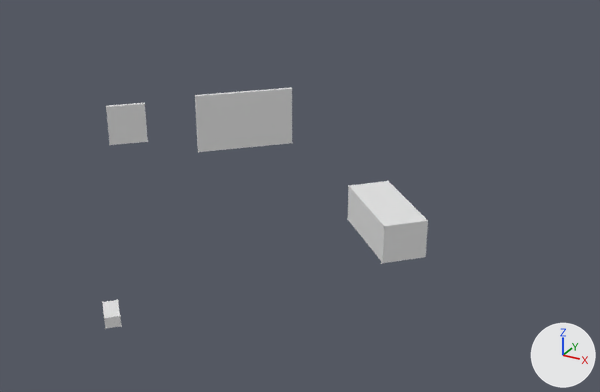
An edit to the glTF model public/models/hit-boxes.glb, drawn before and after from the same camera.
Before and after are seen from a 50 mm lens placed at (5.87, -8.25, 6.5), pointed at (0.99, 0.61, 2.07). Every picture has the same lights, and +X, +Y and +Z are marked at lower right. Where no turn or scale is listed for an object, it has been applied to the vertices. Vertices at the same position are counted once.

Script lines for the objects in view, before the commit:
```python
me_cube_022 = bpy.data.meshes.new('Cube.022')
me_cube_022.from_pydata(...)  # 8 vertices, 12 faces; spans x -0.227..0.227, y -0.223..0.223, z -0.304..0.304
me_cube_037 = bpy.data.meshes.new('Cube.037')
me_cube_037.from_pydata(...)  # 8 vertices, 12 faces; spans x -0.198..0.198, y -0.2..0.2, z -0.073..0.073
me_cube_040 = bpy.data.meshes.new('Cube.040')
me_cube_040.from_pydata(...)  # 8 vertices, 12 faces; spans x -0.57..0.57, y -0.558..0.558, z -0.457..0.457
me_cube_046 = bpy.data.meshes.new('Cube.046')
me_cube_046.from_pydata(...)  # 8 vertices, 12 faces; spans x -0.643..0.643, y -0.643..0.643, z -0.243..0.243
ob_hit_box_clock = bpy.data.objects.new('hit-box-clock', me_cube_022)
ob_hit_box_clock.location = (-2.26, 1.06, 2.41)
ob_hit_box_library = bpy.data.objects.new('hit-box-library', me_cube_046)
ob_hit_box_library.location = (2.26, 0.52, 2.04)
ob_hit_box_mug = bpy.data.objects.new('hit-box-mug', me_cube_037)
ob_hit_box_mug.location = (-0.27, -1.79, 1.17)
ob_hit_box_photos = bpy.data.objects.new('hit-box-photos', me_cube_040)
ob_hit_box_photos.location = (-0.94, 2.31, 2.32)
```
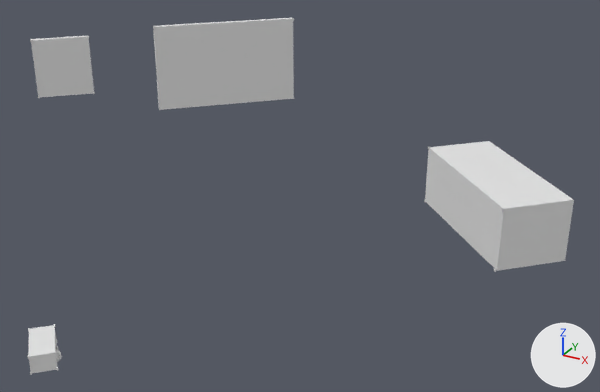
Where the newer file only moved an object's origin or applied its transform, the numbers keep the older frame.

What differs and where, as boxes (x1, y1, x2, y2) in the pictures (600 x 392 px):
'hit-box-library', reshaped (85% wider, 58% taller)
    before: (348, 181, 428, 263)
    after: (425, 141, 574, 271)
'hit-box-photos', reshaped (45% wider, 43% taller)
    before: (195, 88, 292, 152)
    after: (153, 18, 294, 110)
'hit-box-clock', mesh turned
    before: (106, 103, 148, 145)
    after: (31, 36, 94, 97)
'hit-box-mug', mesh turned
    before: (103, 300, 121, 328)
    after: (28, 325, 58, 373)
'schrodinger', added
    after: (56, 346, 62, 362)

The edits, one by one:
me_cube_022 has 8 vertices, 12 faces and spans x -0.227..0.227, y -0.223..0.223, z -0.304..0.304.
me_cube_022 is used by ob_hit_box_clock; location (-2.26, 1.06, 2.41).
me_cube_022 part 1: the whole mesh is turned 0.5 degrees about the z axis through its middle and scaled by 1.5, then moved by (-1.331, 0.146, 0.688).
me_cube_046 has 8 vertices, 12 faces and spans x -0.643..0.643, y -0.643..0.643, z -0.243..0.243.
me_cube_046 is used by ob_hit_box_library; location (2.26, 0.52, 2.04).
me_cube_046 part 2: the whole mesh is multiplied about its middle by the matrix ((1.5, 0.007, 0.0), (-0.007, 1.5, 0.0), (0.0, 0.0, 1.5)), then moved by (1.292, 0.098, 0.504).
me_cube_037 has 8 vertices, 12 faces and spans x -0.198..0.198, y -0.2..0.2, z -0.073..0.073.
me_cube_037 is used by ob_hit_box_mug; location (-0.27, -1.79, 1.17).
me_cube_037 part 3: the whole mesh is turned 0.5 degrees about the z axis through its middle and scaled by 1.5, then moved by (-0.11, -1.013, 0.067).
me_cube_040 has 8 vertices, 12 faces and spans x -0.57..0.57, y -0.558..0.558, z -0.457..0.457.
me_cube_040 is used by ob_hit_box_photos; location (-0.94, 2.31, 2.32).
Part 4, on me_cube_040:
Vertex 0 of me_cube_040 moves from (-0.525, -0.558, -0.457) at pixel (198, 152) to (-1.577, -0.136, -0.042) at pixel (159, 109).
Vertex 1 of me_cube_040 moves from (-0.525, -0.558, 0.457) at pixel (195, 96) to (-1.577, -0.136, 1.33) at pixel (153, 27).
Vertex 2 of me_cube_040 moves from (0.57, 0.512, -0.457) at pixel (292, 143) to (0.053, 1.484, -0.042) at pixel (293, 98).
Vertex 3 of me_cube_040 moves from (0.57, 0.512, 0.457) at pixel (292, 88) to (0.053, 1.484, 1.33) at pixel (293, 18).
Vertex 4 of me_cube_040 moves from (-0.57, -0.512, -0.457) at pixel (197, 150) to (-1.645, -0.067, -0.042) at pixel (158, 108).
Vertex 5 of me_cube_040 moves from (-0.57, -0.512, 0.457) at pixel (194, 95) to (-1.645, -0.067, 1.33) at pixel (153, 25).
Vertex 6 of me_cube_040 moves from (0.525, 0.558, -0.457) at pixel (291, 141) to (-0.016, 1.553, -0.042).
Vertex 7 of me_cube_040 moves from (0.525, 0.558, 0.457) at pixel (290, 87) to (-0.016, 1.553, 1.33) at pixel (291, 17).
Mesh me_circle_003 is new.
It has 5562 vertices, 11072 faces and spans x -0.078..0.109, y -0.07..0.079, z -0.128..0.019.
Object 'schrodinger' (ob_schrodinger) is new; it shows me_circle_003.
Its location is (-0.26, -2.79, 1.25).
